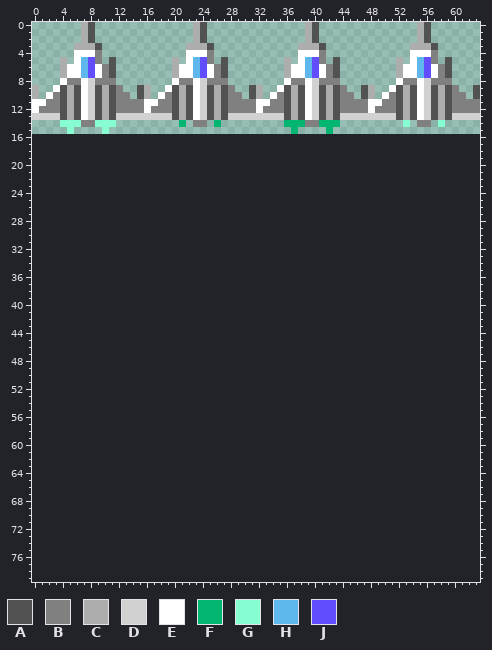
Sprite sheet -- content/sprPlayer.png. The picture above is the old version.
The file is 64x16 pixels. The old version is drawn lined up with the new one, on the new canvas.
Palette (. is transparent): A #525252  B #808080  C #adadad  D #d1d1d1  E #ffffff  F #02b672  G #86fed1  H #5eb8ec  J #614dfd
Pixels before (only the part around the change), first column x 0:
 8 ....EBBEDBBB........EBBEDBBB........EBBEDBBB........EBBEDBBB....
 9 C..EACAEDACAB..AC..EACAEDACAB..AC..EACAEDACAB..AC..EACAEDACAB..A
10 C.EBACAEDACABB.AC.EBACAEDACABB.AC.EBACAEDACABB.AC.EBACAEDACABB.A
11 EEBBACAEDACABBBBEEBBACAEDACABBBBEEBBACAEDACABBBBEEBBACAEDACABBBB
12 EBBBACAEDACABBBBEBBBACAEDACABBBBEBBBACAEDACABBBBEBBBACAEDACABBBB
13 DDDDACAEDACADDDDDDDDACAEDACADDDDDDDDACAEDACADDDDDDDDACAEDACADDDD
14 ....GGGBBGGG.........F.BB.F.........FFFBBFFF.........G.BB.G.....
15 .....G....G..........................F....F.....................
16 ................................................................
17 ................................................................
18 ................................................................
19 ................................................................
20 ................................................................
21 ................................................................
22 ................................................................
23 ................................................................
24 ................................................................
25 ................................................................
26 ................................................................
27 ................................................................
28 ................................................................
29 ................................................................
30 ................................................................
31 ................................................................
32 ................................................................
33 ................................................................
34 ................................................................
35 ................................................................
36 ................................................................
37 ................................................................
38 ................................................................
39 ................................................................
40 ................................................................
41 ................................................................
42 ................................................................
43 ................................................................
44 ................................................................
45 ................................................................
46 ................................................................
47 ................................................................
48 ................................................................
49 ................................................................
50 ................................................................
51 ................................................................
52 ................................................................
53 ................................................................
54 ................................................................
55 ................................................................
56 ................................................................
57 ................................................................
58 ................................................................
59 ................................................................
60 ................................................................
61 ................................................................
62 ................................................................
63 ................................................................
64 ................................................................
65 ................................................................
66 ................................................................
67 ................................................................
68 ................................................................
69 ................................................................
70 ................................................................
71 ................................................................
72 ................................................................
73 ................................................................
74 ................................................................
75 ................................................................
76 ................................................................
77 ................................................................
78 ................................................................
79 ................................................................
Once edited:
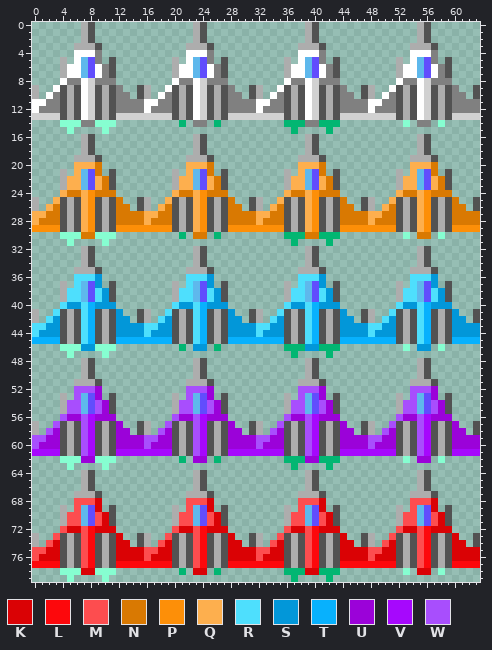
Colours new in this view: K #da0205  L #fd080c  M #fd4d4f  N #d97902  P #fd8f08  Q #fdaf4e  R #4edffd  S #0297d9  T #08b1fd  U #9b02d9  V #a608fd  W #a84efd
What changed:
canvas 64x16 -> 64x80
Changed rows in their new state; - is an unchanged pixel.
first column x 0:
16 -------CA--------------CA--------------CA--------------CA-------
17 -------CA--------------CA--------------CA--------------CA-------
18 -------CA--------------CA--------------CA--------------CA-------
19 ------CCCA------------CCCA------------CCCA------------CCCA------
20 ------QQQN------------QQQN------------QQQN------------QQQN------
21 ----C-QHJN-A--------C-QHJN-A--------C-QHJN-A--------C-QHJN-A----
22 ----CQQHJQNA--------CQQHJQNA--------CQQHJQNA--------CQQHJQNA----
23 ----CQQHJQNA--------CQQHJQNA--------CQQHJQNA--------CQQHJQNA----
24 ----QNNQPNNN--------QNNQPNNN--------QNNQPNNN--------QNNQPNNN----
25 C--QACAQPACAN--AC--QACAQPACAN--AC--QACAQPACAN--AC--QACAQPACAN--A
26 C-QNACAQPACANN-AC-QNACAQPACANN-AC-QNACAQPACANN-AC-QNACAQPACANN-A
27 QQNNACAQPACANNNNQQNNACAQPACANNNNQQNNACAQPACANNNNQQNNACAQPACANNNN
28 QNNNACAQPACANNNNQNNNACAQPACANNNNQNNNACAQPACANNNNQNNNACAQPACANNNN
29 PPPPACAQPACAPPPPPPPPACAQPACAPPPPPPPPACAQPACAPPPPPPPPACAQPACAPPPP
30 ----GGGNNGGG---------F-NN-F---------FFFNNFFF---------G-NN-G-----
31 -----G----G--------------------------F----F---------------------
32 -------CA--------------CA--------------CA--------------CA-------
33 -------CA--------------CA--------------CA--------------CA-------
34 -------CA--------------CA--------------CA--------------CA-------
35 ------CCCA------------CCCA------------CCCA------------CCCA------
36 ------RRRS------------RRRS------------RRRS------------RRRS------
37 ----C-RHJS-A--------C-RHJS-A--------C-RHJS-A--------C-RHJS-A----
38 ----CRRHJRSA--------CRRHJRSA--------CRRHJRSA--------CRRHJRSA----
39 ----CRRHJRSA--------CRRHJRSA--------CRRHJRSA--------CRRHJRSA----
40 ----RSSRTSSS--------RSSRTSSS--------RSSRTSSS--------RSSRTSSS----
41 C--RACARTACAS--AC--RACARTACAS--AC--RACARTACAS--AC--RACARTACAS--A
42 C-RSACARTACASS-AC-RSACARTACASS-AC-RSACARTACASS-AC-RSACARTACASS-A
43 RRSSACARTACASSSSRRSSACARTACASSSSRRSSACARTACASSSSRRSSACARTACASSSS
44 RSSSACARTACASSSSRSSSACARTACASSSSRSSSACARTACASSSSRSSSACARTACASSSS
45 TTTTACARTACATTTTTTTTACARTACATTTTTTTTACARTACATTTTTTTTACARTACATTTT
46 ----GGGSSGGG---------F-SS-F---------FFFSSFFF---------G-SS-G-----
47 -----G----G--------------------------F----F---------------------
48 -------CA--------------CA--------------CA--------------CA-------
49 -------CA--------------CA--------------CA--------------CA-------
50 -------CA--------------CA--------------CA--------------CA-------
51 ------CCCA------------CCCA------------CCCA------------CCCA------
52 ------WWWU------------WWWU------------WWWU------------WWWU------
53 ----C-WHJU-A--------C-WHJU-A--------C-WHJU-A--------C-WHJU-A----
54 ----CWWHJWUA--------CWWHJWUA--------CWWHJWUA--------CWWHJWUA----
55 ----CWWHJWUA--------CWWHJWUA--------CWWHJWUA--------CWWHJWUA----
56 ----WUUWVUUU--------WUUWVUUU--------WUUWVUUU--------WUUWVUUU----
57 C--WACAWVACAU--AC--WACAWVACAU--AC--WACAWVACAU--AC--WACAWVACAU--A
58 C-WUACAWVACAUU-AC-WUACAWVACAUU-AC-WUACAWVACAUU-AC-WUACAWVACAUU-A
59 WWUUACAWVACAUUUUWWUUACAWVACAUUUUWWUUACAWVACAUUUUWWUUACAWVACAUUUU
60 WUUUACAWVACAUUUUWUUUACAWVACAUUUUWUUUACAWVACAUUUUWUUUACAWVACAUUUU
61 VVVVACAWVACAVVVVVVVVACAWVACAVVVVVVVVACAWVACAVVVVVVVVACAWVACAVVVV
62 ----GGGUUGGG---------F-UU-F---------FFFUUFFF---------G-UU-G-----
63 -----G----G--------------------------F----F---------------------
64 -------CA--------------CA--------------CA--------------CA-------
65 -------CA--------------CA--------------CA--------------CA-------
66 -------CA--------------CA--------------CA--------------CA-------
67 ------CCCA------------CCCA------------CCCA------------CCCA------
68 ------MMMK------------MMMK------------MMMK------------MMMK------
69 ----C-MHJK-A--------C-MHJK-A--------C-MHJK-A--------C-MHJK-A----
70 ----CMMHJMKA--------CMMHJMKA--------CMMHJMKA--------CMMHJMKA----
71 ----CMMHJMKA--------CMMHJMKA--------CMMHJMKA--------CMMHJMKA----
72 ----MKKMLKKK--------MKKMLKKK--------MKKMLKKK--------MKKMLKKK----
73 C--MACAMLACAK--AC--MACAMLACAK--AC--MACAMLACAK--AC--MACAMLACAK--A
74 C-MKACAMLACAKK-AC-MKACAMLACAKK-AC-MKACAMLACAKK-AC-MKACAMLACAKK-A
75 MMKKACAMLACAKKKKMMKKACAMLACAKKKKMMKKACAMLACAKKKKMMKKACAMLACAKKKK
76 MKKKACAMLACAKKKKMKKKACAMLACAKKKKMKKKACAMLACAKKKKMKKKACAMLACAKKKK
77 LLLLACAMLACALLLLLLLLACAMLACALLLLLLLLACAMLACALLLLLLLLACAMLACALLLL
78 ----GGGKKGGG---------F-KK-F---------FFFKKFFF---------G-KK-G-----
79 -----G----G--------------------------F----F---------------------
Boxes around the changes in both pictures, in picture pixels (x1, y1, x2, y2):
added: (32, 134, 480, 582)
